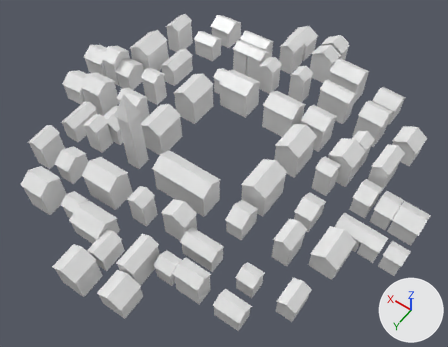
A saved change to the FBX model modelos/region1_valle_del_alba/roblox/silueta/Aurora_Silueta.fbx.
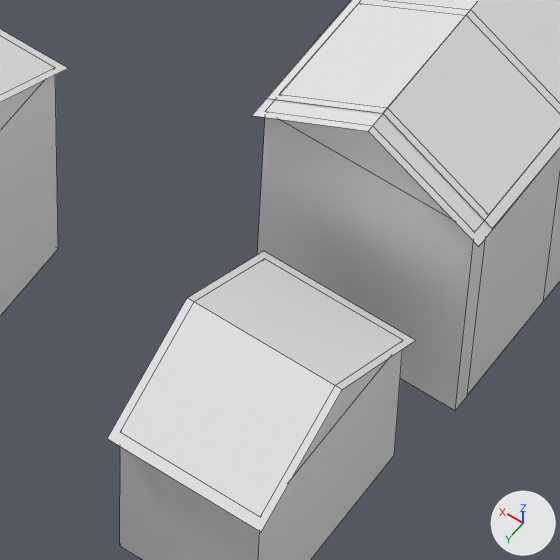
Old and new are each drawn whole from a 50 mm camera at (-227.0, 322.9, 467.7) aimed at (-19.5, 32.5, 11.3) and again close up on the part from 48% to 61% of the width and 50% to 67% of the height. Lighting does not change. The marker at lower right points along +X, +Y and +Z. The last two pictures show the newer version. The close-ups show mesh edges as thin lines. Where no turn or scale is listed for an object, it has been applied to the vertices. Vertices at exactly the same position are counted once.

Names of what the first close-up shows: 'Aurora_Silueta.001'.
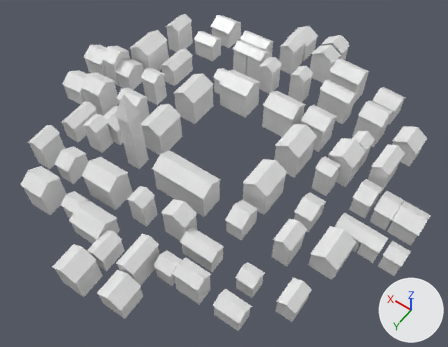
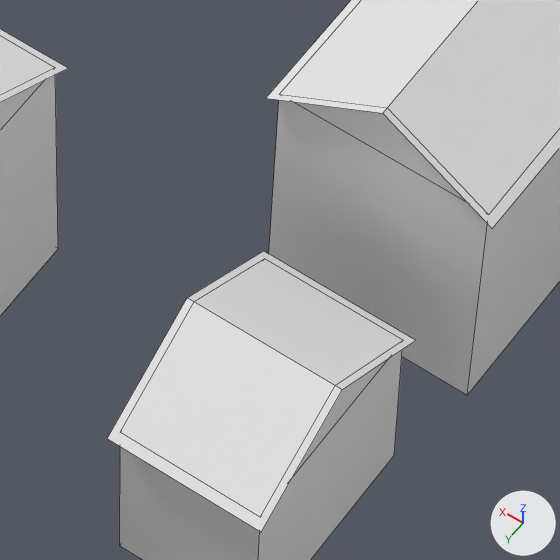
What differs and where, as boxes [x1, y1, x2, y2] in the close-ups (560 x 560 px):
part 1 of me_aurora_silueta, deleted: before [257, 117, 543, 411]
part 2 of me_aurora_silueta, deleted: before [252, 98, 557, 247]

The change, as a list of edits to the scene's bpy script:
```text
Change me_aurora_silueta:
    used by ob_aurora_silueta_001; location = (0.0, 0.0, 0.0)
    remove me_aurora_silueta.from_pydata(...)  # 1168 vertices, 584 faces; spans x -198.0..199.0, y -199.0..200.0, z -9.0..90.0
    add me_aurora_silueta.from_pydata(...)  # 1152 vertices, 576 faces; spans x -198.0..199.0, y -199.0..200.0, z -9.0..90.0
    me_aurora_silueta part 1: the loose piece of 10 vertices spanning x -72.0..-47.0, y 28.0..45.0, z -2.0..37.0 is deleted
    me_aurora_silueta part 2: the loose piece of 6 vertices spanning x -73.0..-47.0, y 28.0..45.0, z 28.0..37.0 is deleted
```
